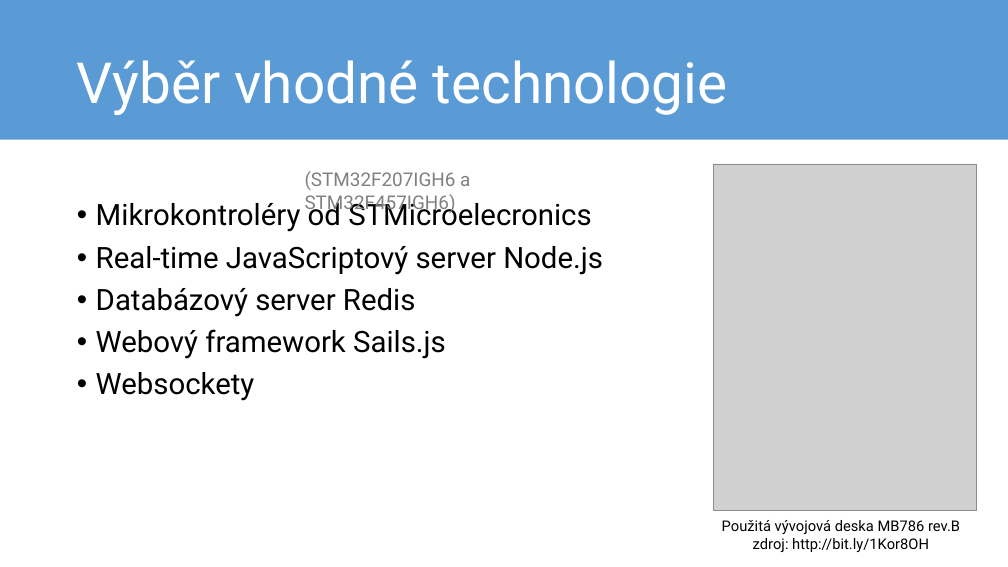
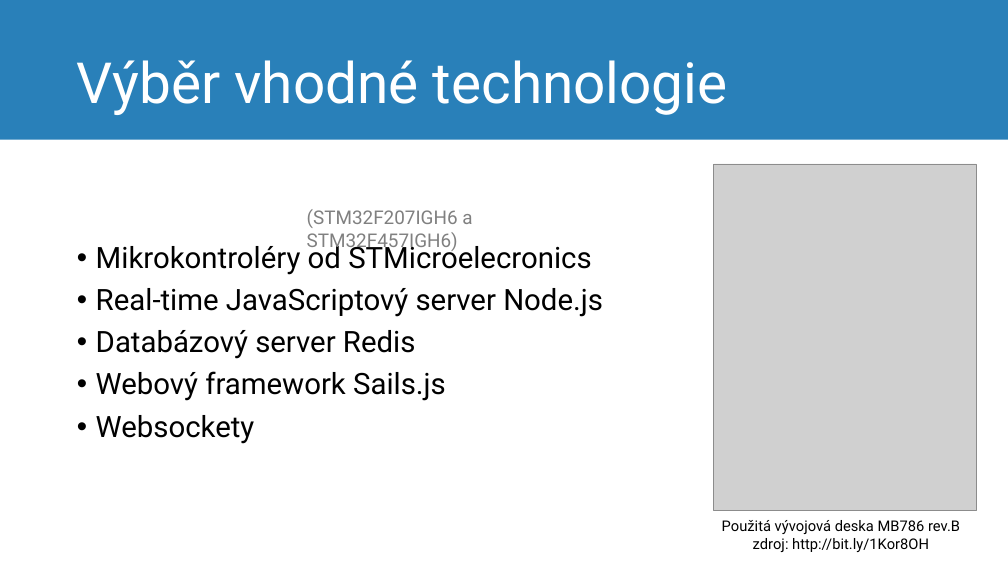
Before and after one commit to mrtnzlml-archive/Real-time-WS, a slide deck: slide 4 of obhajoba.pptx. Drawn at 1008x567 pixels with LibreOffice and Linux fonts; fonts in the diff are those of the drawing; grey boxes stand for pictures; background and template pictures are left out. Boxes give left, top, right and bottom in pixels: in the first picture for what was removed or moved away, otherwise in the second. Text is boxed around its words. In the diff, an @@ line names an element or a change of style, - is before the commit and + after.

```diff
--- a/obhajoba.pptx
+++ b/obhajoba.pptx
@@ rectangle at (x1=0, y1=0, x2=1008, y2=140): fill #5B9BD5 to #2980B9 @@
@@ text "Mikrokontroléry od STMicroelecronics" moved from (x1=96, y1=198, x2=603, y2=401) to (x1=96, y1=240, x2=603, y2=444) @@
@@ text "(STM32F207IGH6 a STM32F457IGH6)" moved from (x1=305, y1=171, x2=470, y2=214) to (x1=307, y1=209, x2=472, y2=253) @@
```
Also in this commit, not shown: 7 other slides changed, 4 slides added, 1 other file.
